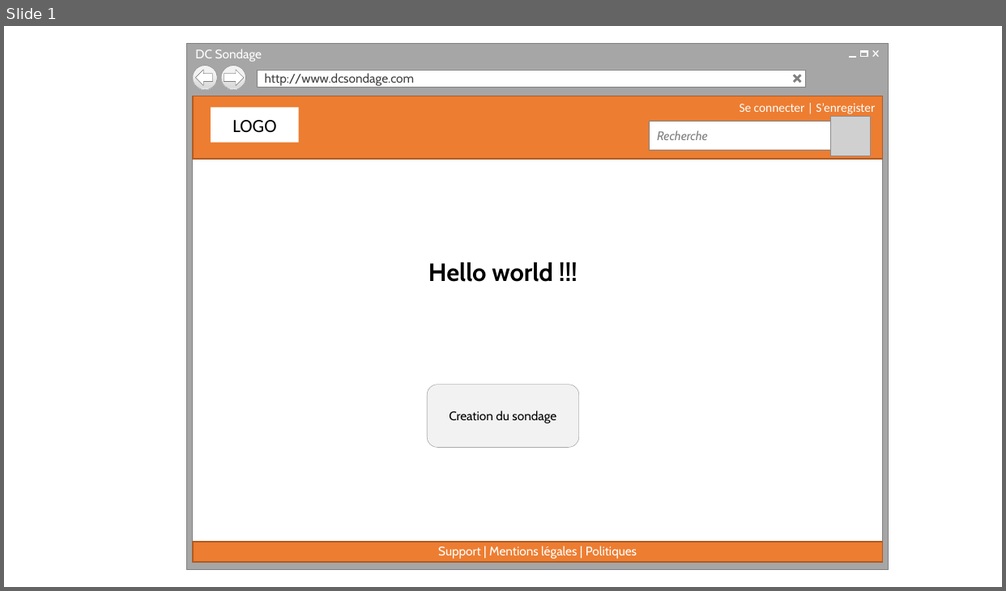
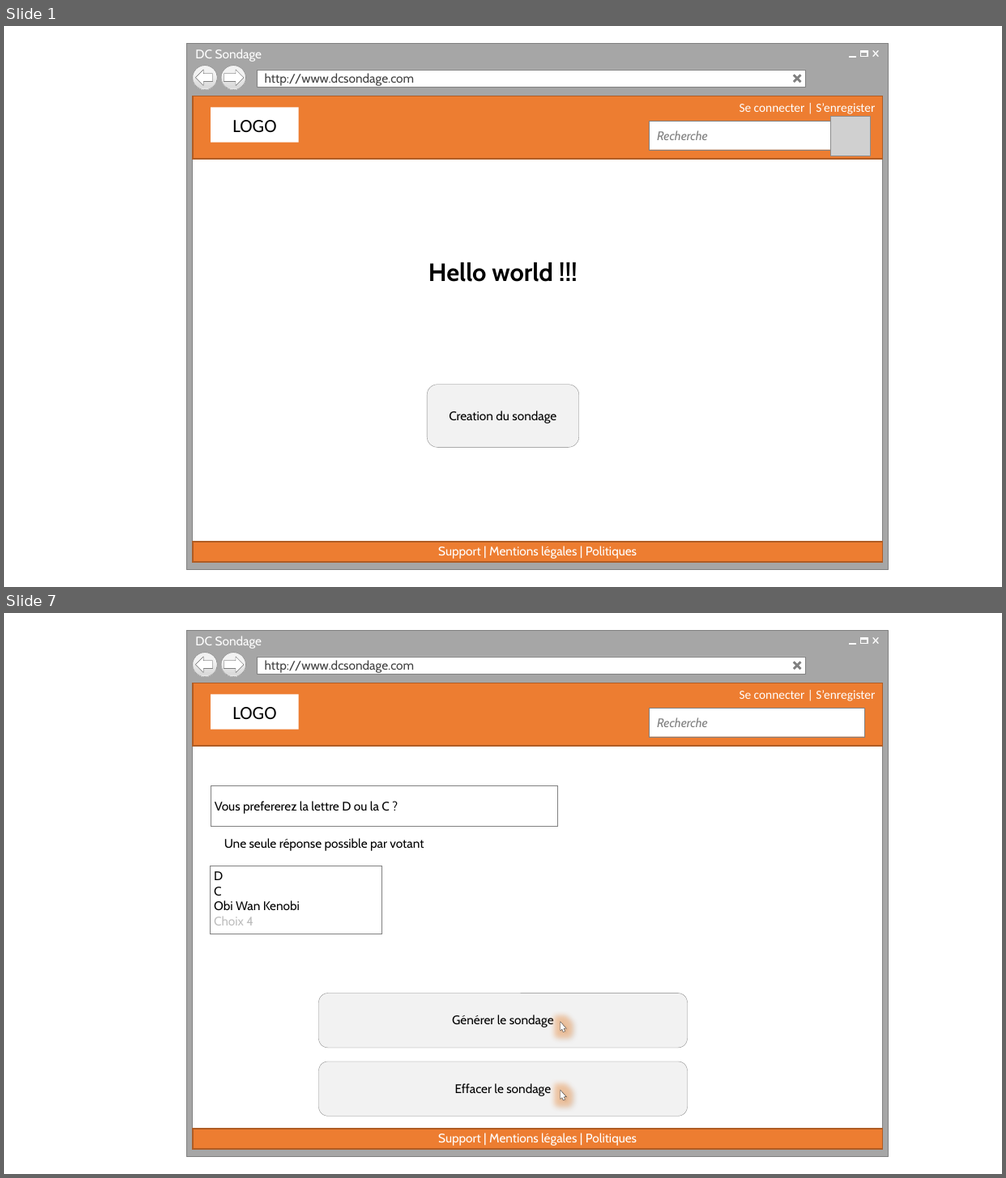
Before and after one commit to cedricbannelier/Projet1, a slide deck: maquetteWeb/maquetteProposition.pptx. Shown one above the other, each under a label of ours: slide 1 before the commit, slides 1 and 7 after it; the slides between them are not shown. The pictures are 1006x591 and 1006x1178 pixels, drawn with LibreOffice and Linux fonts; fonts in the diff are those of the drawing; grey boxes stand for pictures; background and template pictures are left out. Boxes give left, top, right and bottom in pixels: in the first picture for what was removed or moved away, otherwise in the second. Text is boxed around its words. In the diff, an @@ line names an element or a change of style, - is before the commit and + after.

```diff
--- a/maquetteWeb/maquetteProposition.pptx
+++ b/maquetteWeb/maquetteProposition.pptx
@@ slide 7 added at <box>4,613,1002,1174</box>, background #FFFFFF @@
@@ rectangle added at <box>193,683,883,747</box>, fill #ED7D31, outline #AF5C24 1 pt, 12 pt, text #FFFFFF @@
+Se connecter | S’enregister
@@ group added at <box>187,630,889,1157</box>: 6 rectangles, 4 lines, 2 ellipses, 1 text, 1 left arrow, 1 right arrow @@
+DC Sondage
+http://www.dcsondage.com
@@ rectangle added at <box>211,695,298,730</box>, fill #FFFFFF, 18 pt, text #000000 @@
+LOGO
@@ rectangle added at <box>650,708,865,736</box>, fill #FFFFFF, outline #808080 0.25 pt, 12 pt, text #808080, italic @@
+Recherche
@@ rectangle added at <box>211,786,557,827</box>, fill #FFFFFF, outline #808080 0.25 pt, 12 pt, text #000000 @@
+Vous prefererez la lettre D ou la C ?
@@ text added at <box>224,838,424,851</box>, 12 pt, text #000000 @@
+Une seule réponse possible par votant
@@ rectangle added at <box>210,866,381,934</box>, fill #FFFFFF, outline #808080 0.25 pt, 12 pt, text #000000 @@
+D
+C
+Obi Wan Kenobi
+Choix 4
@@ rounded rectangle added at <box>319,994,688,1048</box>, fill #F2F2F2, outline #808080 0.25 pt, 12 pt, text #000000 @@
+Générer le sondage
@@ freeform shape added at <box>557,1021,567,1033</box>, fill #FFFFFF, outline #262626 0.25 pt @@
@@ rounded rectangle added at <box>319,1063,688,1117</box>, fill #F2F2F2, outline #808080 0.25 pt, 12 pt, text #000000 @@
+Effacer le sondage
@@ freeform shape added at <box>557,1089,567,1101</box>, fill #FFFFFF, outline #262626 0.25 pt @@
@@ rectangle added at <box>193,1129,883,1149</box>, fill #ED7D31, outline #AF5C24 1 pt, 12 pt, text #FFFFFF @@
+Support | Mentions légales | Politiques
```
Also in this commit, not shown: 5 slides changed, 18 other slides added, 2 slides removed, 2 other files.
